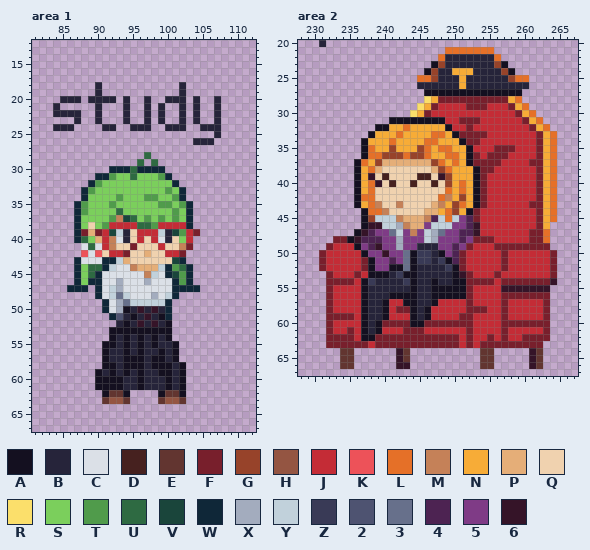
Pixel-art file, stored at Sprites/HomeTown_NPCS.aseprite. The picture above is the old version.
1000x1000 pixels, 1 frame. Shown: area 1: x 81..112, y 12..67; area 2: x 228..267, y 20..67. The commit also changed other parts of the picture, which this record leaves out.
Visible layers, top first: "Layer 1", "prop".
Palette (. is transparent): A #141020  B #26243a  C #dbe0e7  D #46211f  E #623530  F #781f2c  G #97432a  H #945542  J #c42c36  K #ed5259  L #e57028  M #c58158  N #f7ac37  P #e5ae78  Q #f0d2af  R #fbdf6b  S #7bcf5c  T #509b4b  U #2e6a42  V #1a453b  W #0f2738  X #a3acbe  Y #c1d1db  Z #393a56  2 #4e5371  3 #67708b  4 #4d2352  5 #7f3b86  6 #351428
Pixels before, area 1, first column x 84:
18 ......B...........B.....
19 ......B...........B.....
20 .BBB.BBBB.B..B..BBB.B..B
21 B.....B...B..B.B..B.B..B
22 BBBB..B...B..B.B..B.B..B
23 ...B..B...B..B.B..B.B..B
24 BBB....BB..BBB..BBB..BBB
25 .......................B
26 ....................BBB.
27 ........................
28 .............U..........
29 ............U.U.........
30 ........WWWUWWWW........
31 ......WWTSSUSSSTW.......
32 .....WTSSSSSSSSSSW......
33 ....WTSSSSSSSSSSTSW.....
34 ....WSSSSTSSSTTSSTW.....
35 ...WTSSSTSSSSSSTTSTW....
36 ...WTSSSSUSSSSSSSTSW....
37 ...WSSSSTMVUSTSTSTSW....
38 ...WSQSTJJJJUUTJJJJW....
39 ...WFPFJVYBQJJJYBVTJF...
40 ...WUSPJMCBQJQJCBQSJ....
41 ....CUCJMQQFQQQJQQMF....
42 ....KCKQJJFQQPQQJJF.....
43 ...WCCCWWYPQQQQQQVW.....
44 ...WSUUWYCCMPPPYWTUW....
45 ...WSUWCCCCCCMYCWVTW....
46 ...WSWWCCXCCCXCCCWTW....
47 ..WWW.WCYXCCCCCCCWWWW...
48 ......WCY3YCCCXCYW......
49 .......WCX3YYYYYW.......
50 .......WCXAB6B6BW.......
51 ........W2BAB6BAW.......
52 .........BAB6B6BA.......
53 ........AAAAAAAAA.......
54 ........ABABABABA.......
55 .......AABABABABBA......
56 .......ABBABABBABA......
57 .......ABBAAABAABA......
58 .......AABAAABAAABA.....
59 ......ABABABABBAABA.....
60 ......AAAABBABBBABA.....
61 ......AAAABBABBBABA.....
62 .......AEEA....AEEA.....
63 .......EHHE....EHHE.....
Pixels before, area 2, first column x 231:
20 B.................................
21 ..................LLLLLLL.........
22 .................LBBBBBBBL........
23 ................AGBBBBBBBGA.......
24 ...............AGBBNNNBBBBGA......
25 ..............LLGBBBNBBBBBBGLL....
26 ..............BBBBBBNBBBBBBBBB....
27 ...............AAAAAAAAAAAAAA.....
28 ...............RNFFFFFFFFFFNL.....
29 ..............RNFJJJJFFFJJJFNL....
30 .............RNFJJJJJJJJJJJJFNL...
31 ..........AAAAAAAAJJFFFJJJJJJFNL..
32 ........AANNLNNNNNAJJFJJJJJJJJFNL.
33 .......ANNNLNNNNLLNAFFFFJJJJJJJFNL
34 ......ANNNLNNNNLLNNNAFFJJJJJJJJFNL
35 ......ALNNGNNNGLNLLNNAJJJFFFJJJFNL
36 ......ALLGGGLGGLNNLLNAFJFFFJJJJFNL
37 .....ALNGPPPPPPPGLNLNAFFFFJJJJFFNL
38 .....ANLPQQQQQQQPGLNNNAFFJJJJJJFNL
39 .....AN6QDQQQQDDQ6GNNNAFJJJJJJJFNL
40 .....ANL6QDQQDQQDQGNLNAFJJJJJJJFNL
41 .....ANLQQQQQQQQQQLNLNAFJJJJJJJFNL
42 .....ALLQQQQQQQQQLMNGNAFJJJJJJJFNL
43 .....ANLMQQMQQQQPMNGLNAFJJJJJJFFNL
44 ......ALLMQQQQQPPNLGNAFJJJJJJJJFNL
45 ......AGYYYMPPPM4YLY54FJJJJJJJJFNL
46 ......A66YYXMPP5YYY5546JJJJJJJJFN.
47 .....A64553Y5M5YX355446JJJJJJJFFL.
48 ..FFA644455X555YX55545FFFJJJJJFFL.
49 .FJJJA54655X55BBB5545FJJJFFFFFFFF.
50 FJJJJJA556553AZZBA54FJJJJJFJJJJJJF
51 FJJJJJFA55453AZZBZA4FJJJJJFJJJJJJF
52 FJJJJJFA55AA3ABBBBZAFJJJJJFJJJJJJF
53 .FJJJFJAAABZAABBBBBA6FJJJFJJJJJJJF
54 .FFFFJAZBBBBZABBABBAAFFFFJFFFFFFF6
55 .FJJJJABBBBBBABBAAAAAFJJJJ6666666.
56 .FJJJJABBBAAAABBAAAAAFJJJJFFFFFFF.
57 .FJJJJABBAJJAABBAJJJJFJJJJFJJJJJF.
58 .FJJJJABBAJFFABAJJJJJFFFJJFJJJJJF.
59 .FFFFJABBAJJJABAJJJJFFJJJJFJJJJJF.
60 .FJJJJABAFFFFAAFFFFFFFJJJJFFFFFFF.
61 .FJJFJABAJJJFFFJJJJJJFJJJJFJJJJJF.
62 .FFFFJAAFFFFFFFFFFFFJFJJFJFJJFFFF.
63 .FFFFFFJFFFFFFFFFFFFJFJFFFFFFFFF..
64 ...EE......6E..........EE.....6E..
65 ...EE......6E..........EE.....6E..
66 ...EE......66..........EE.....6E..
And afterwards:
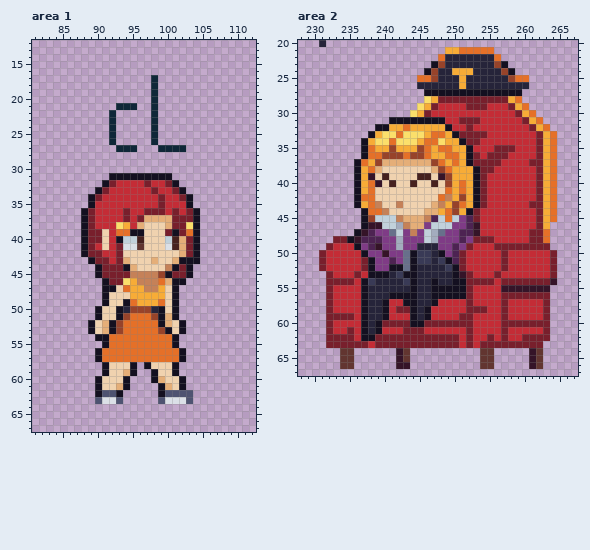
What changed:
Changed rows in their new state; - is an unchanged pixel.
Area 1, layer "Layer 1":
first column x 84:
17 --------------W---------
18 ------.-------W---.-----
19 ------.-------W---.-----
20 -...-....-.--.W-...-.--.
21 .-----.--WWW-.W.--.-.--.
22 ....--.-W-.--.W.--.-.--.
23 ---.--.-W-.--.W.--.-.--.
24 ...----.W--...W-...--...
25 --------W-----W--------.
26 --------W-----W-----...-
27 ---------WWW---WWWW-----
28 -------------.----------
29 ------------.-.---------
30 --------........--------
31 ------..AAAAAAAAA-------
32 -----..AFJJJJFJJFA------
33 ----..AFJJJJJJFJJFA-----
34 ----.AFJJJJJJJJFJJFA----
35 ---..AJJJJJJJJJFJJJA----
36 ---.AFJJJJFJJFFFJFJFA---
37 ---.AFJJJJFJFPPPPFFFA---
38 ---.AFJJ-RN-PQQQPFFRA---
39 ---.AF-QJLLAAQQQFAFLA---
40 ---.AFFQJAYYD-QQYDPFA---
41 ----AFJQJFCCE--QCDP-A---
42 ----AFFJ-FQ--Q--QQPFA---
43 ---..AFFJF----P--PAAA---
44 ---...AFFFAPQQQQMAFA----
45 ---...AFFFFMM-MGAFFA----
46 ---....AFFRNMMMLPAA.----
47 --...-.AAQLNNMMNQA...---
48 ------.AQQQNNNNNQA------
49 -------AQQALNNNLQA------
50 ------AQQABGGGBAQA------
51 ------AQQAGLLLG-PA------
52 -----AQPAGLLLLLAPQA-----
53 -----AQP-GLLLLLG-QA-----
54 ------AALLLLLLLLLA------
55 --------LLLLLLLLL-------
56 ------ALLLLLLLLLLLA-----
57 ------ALLLLLLLLLLLA-----
58 --------QQQ-.AQQQA.-----
59 ------.AQQPA..AQQA.-----
60 -------QQQA...APQQ------
61 -------QQPA....APQ------
62 ------A22A.-----2222----
63 ------2CC2.----2CCC2----
Area 2, layers "Layer 1", "prop":
first column x 249:
21 NN
first column x 239:
33 -RR-RRR---
34 RR-RRR---R
Changed places in both pictures, as pixel boxes (x1, y1, x2, y2):
changed: (53, 75, 221, 404)
changed: (445, 47, 459, 54)
changed: (375, 131, 445, 145)
